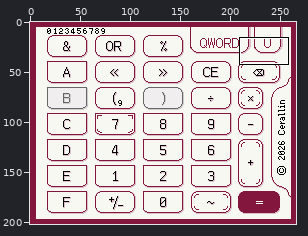
Pixel-art file, stored at design/HexCalculatorDS-sub-design.ase. The first picture is a wide view before the edit; the outline marks the close-up.
Close-up. The starting point:
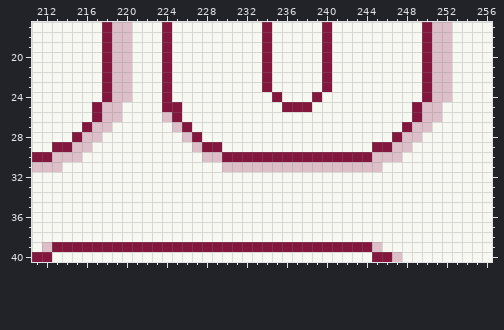
266x202 pixels, 1 frame. Shown: x 211..256, y 17..40. The commit also changed other parts of the picture, which this record leaves out.
Once edited:
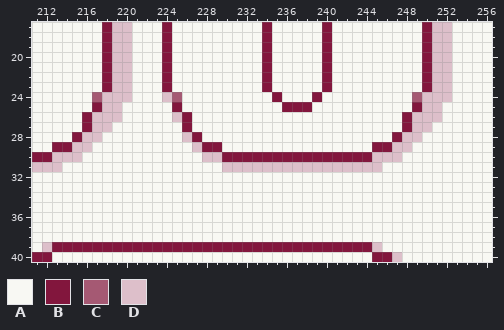
Palette (. is transparent): A #f8f8f3  B #82163d  C #a55973  D #ddbfca
The exact change:
Layers "瓦片地图/符号瓦片", "瓦片地图/字节数瓦片":
y 24: x 217..218 AB -> CD; x 224..225 BA -> DC; x 249..250 AB -> CD
y 25: x 224 B -> A
y 26: x 216..217 AB -> BD; x 224..226 DBA -> ADB; x 248..249 AB -> BD
y 27: x 225 D -> A
Changed places in both close-ups, as pixel boxes (x1, y1, x2, y2):
changed: (82, 92, 112, 122)
changed: (162, 92, 192, 132)
changed: (402, 92, 432, 122)
